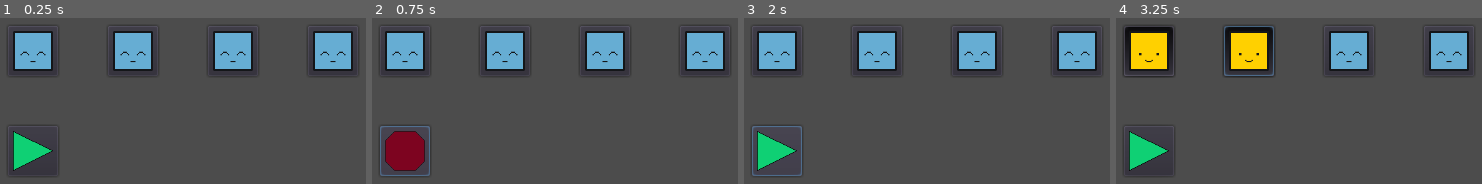
Above: before the commit, frames 1-4 (left to right).
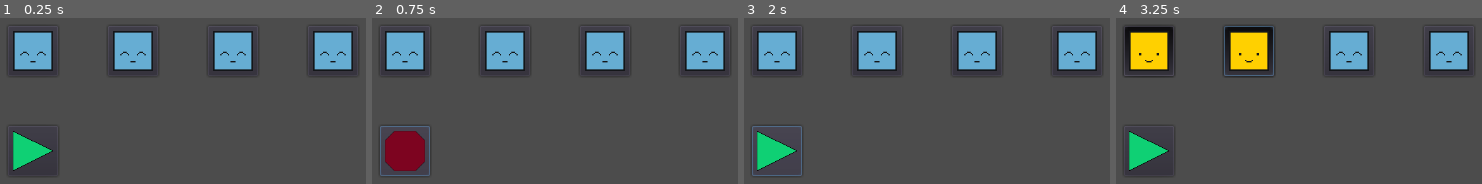
Above: after the commit, the same moments.

Repository: asperkraken/Noisysaurus
Game: Godot game, scene res://objects/MainSystem.tscn
The game is run twice, just before and just after one commit, with the same random seed, the same clock (stepped at 60 frames per second) and the same inputs. The project has no main scene, so this scene is started directly. Sound files missing from this copy of the repository are replaced by a short silence.
Inputs (mouse positions are in pixels of both pictures, inside the frame that each line leads up to):
- Up to frame 1 (0.25 s): no input
- Up to frame 2 (0.75 s): click (404, 150) at 0.5 s
- Up to frame 3 (2 s): click (776, 150) at 1.25 s
- Up to frame 4 (3.25 s): click (1148, 51) at 2 s; click (1247, 51) at 2.75 s

The runs differ from the first frame. In frame 1, 1.2% of the frame differs, in the area x 3-97%, y 8-92%; in frame 2, 1.3%, in the area x 2-97%, y 8-95%; in frame 3, 1.2%; in frame 4, 1.2%.

Commit message:
Revert "amend this commit"
This reverts commit d9385d0a5e7f14c55a03b064d55baf29ce745dc4.

Diff:
--- a/objects/MainSystem.gd
+++ b/objects/MainSystem.gd
@@ -1,42 +1,47 @@
 extends Control
 
-## fps locked to 30 for mth consistency
+
 export var _bpm : int = 120
-var _realTime = (30/_bpm)
-var _note = (_realTime/2)
-var _frameCount = 0
-var _frameLimit = (_note*16)
+var _clock = _bpm
+var _realTime = _clock/60000
+var _note = _realTime/16
 
 var _isPlaying = false
-var _sequenceLoop = false
 var _sequenceState = 0
 var _track1steps = []
 
 
 func _ready():
+	_clockUpdate()
 	_track1steps = [$Step0,$Step1,$Step2,$Step3]
 
 
 
+func _clockUpdate():
+	_clock = _bpm
+	_realTime = _clock/60000
+	_note = _realTime/16
+
+
 func _sequencer():
+	_clockUpdate()
+	$MasterClock.start(_note)
+
+
 	match _sequenceState:
 		0:
-			_frameCount+=_note*4
 			_sequenceState+=1
 			if $Step0._isTrig:
 				$Step0._play()
 		1:
-			_frameCount+=_note*4
 			_sequenceState+=1
 			if $Step1._isTrig:
 				$Step1._play()
 		2:
-			_frameCount+=_note*4
 			_sequenceState+=1
 			if $Step2._isTrig:
 				$Step2._play()
 		3:
-			_frameCount+=_note*4
 			_sequenceState+=1
 			if $Step3._isTrig:
 				$Step3._play()
@@ -45,13 +50,19 @@
 func _process(_delta):
 	if _sequenceState > 3:
 		_sequenceState = 0
-		_frameCount = 0
 		for _s in _track1steps:
 			_s._hasTriggered = false
 
 
+	_realTime = (_bpm/60000)*_delta
+	_note = (_realTime/16)*_delta
+
+
+func _on_MasterClock_timeout():
 	if _isPlaying:
 		_sequencer()
+	else:
+		$MasterClock.stop()
 
 
 func _on_PlayButton_pressed():
--- a/objects/MainSystem.tscn
+++ b/objects/MainSystem.tscn
@@ -8,7 +8,7 @@
 anchor_right = 1.0
 anchor_bottom = 1.0
 script = ExtResource( 2 )
-_bpm = 60
+_bpm = 90
 
 [node name="MasterClock" type="Timer" parent="."]
 
--- a/project.godot
+++ b/project.godot
@@ -12,10 +12,6 @@
 
 config/name="Noisysaurus"
 config/icon="res://icon.png"
-
-[debug]
-
-settings/fps/force_fps=30
 
 [display]
 
@@ -33,5 +29,4 @@
 
 [rendering]
 
-2d/snapping/use_gpu_pixel_snap=true
 environment/default_environment="res://default_env.tres"
